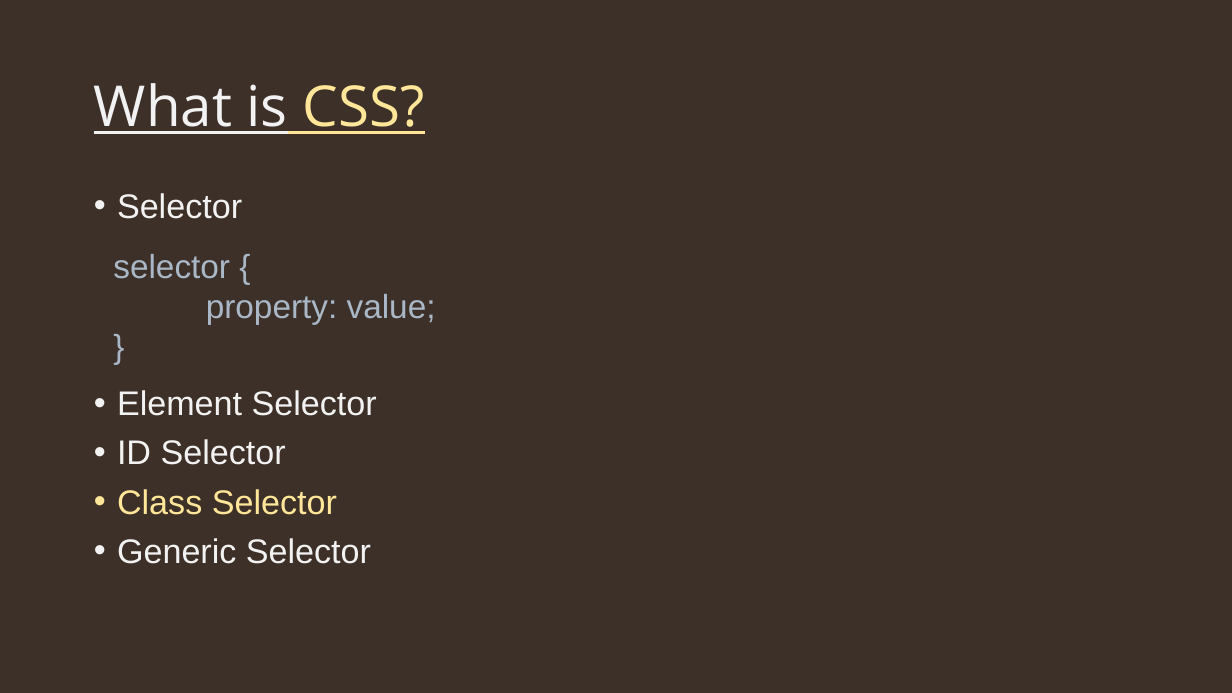
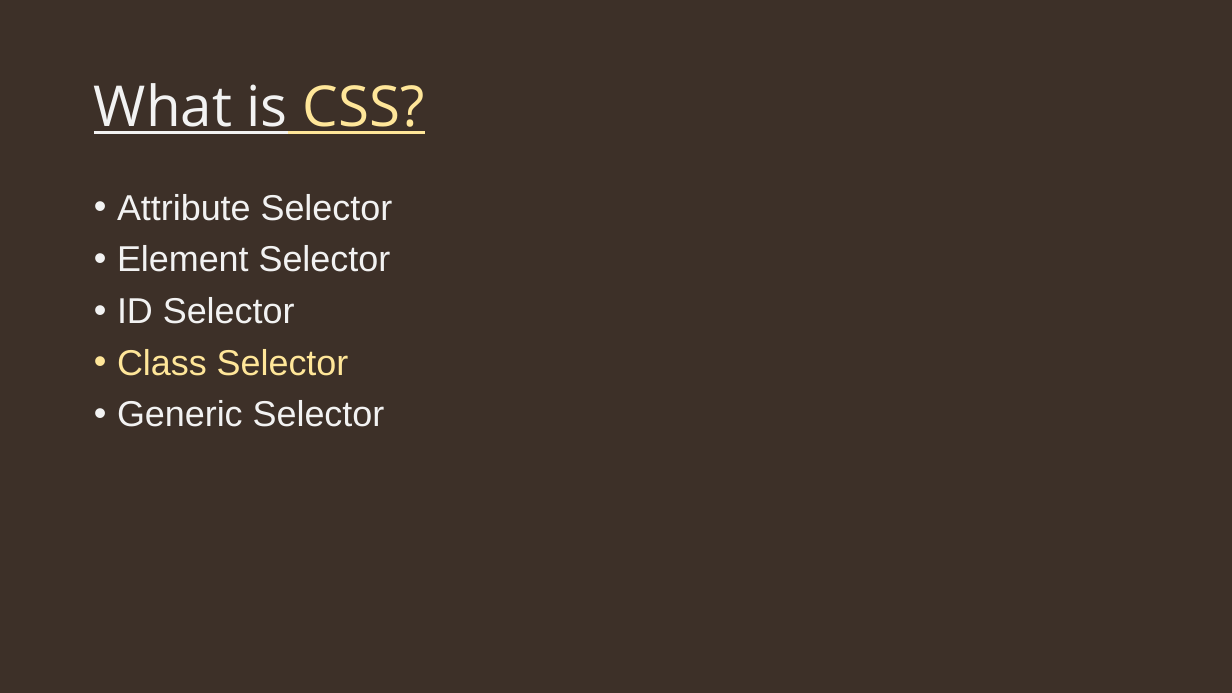
Before and after one commit to Bijit-Mondal/Web-Dev-Tutorial, a slide deck: slide 4 of 002Introduction to css.pptx. Drawn at 1232x693 pixels with LibreOffice and Linux fonts; fonts in the diff are those of the drawing. Boxes give left, top, right and bottom in pixels: in the first picture for what was removed or moved away, otherwise in the second. Text is boxed around its words. In the diff, an @@ line names an element or a change of style, - is before the commit and + after.

```diff
--- a/002Introduction to css.pptx
+++ b/002Introduction to css.pptx
@@ text at <box>117,194,393,221</box>: text changed; size 26.6 to 28 pt @@
-• Selector
+• Attribute Selector
@@ text removed at <box>113,254,436,324</box> @@
-selector {
-property: value;
-}
@@ text at <box>117,245,391,427</box>: size 26.6 to 28 pt in "Element Selector", "ID Selector", "Class Selector", "Generic Selector"; line spacing 0.89 to 0.9 @@
```
Also in this commit, not shown: 3 slides added, 8 other files.
